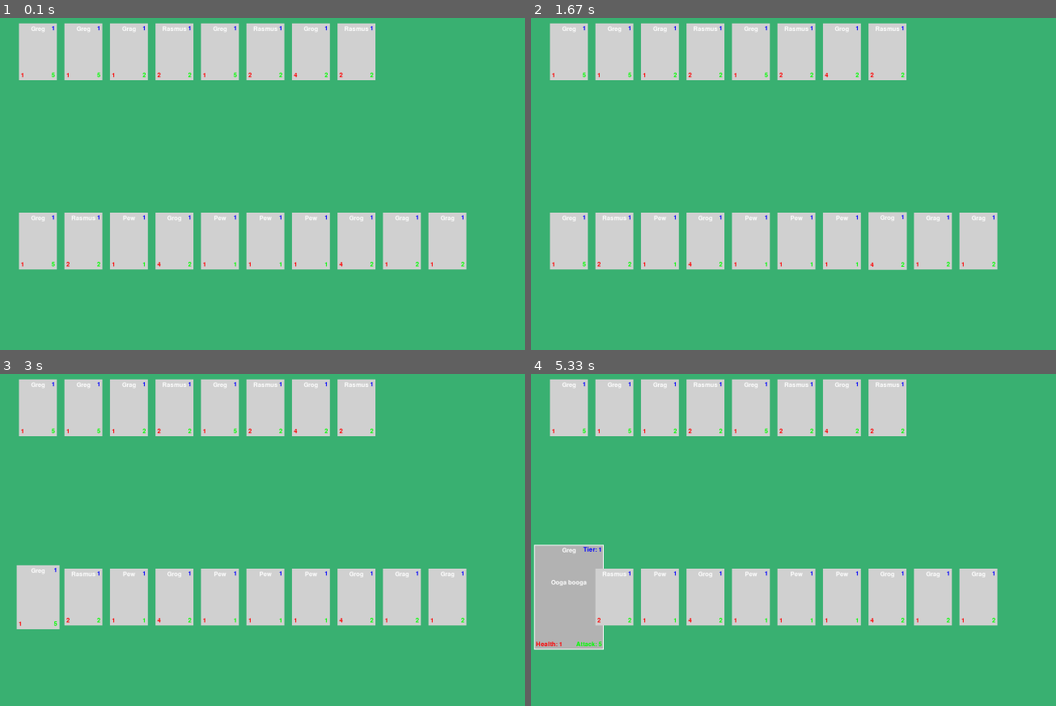
Above: before the commit, frames 1-4 (two rows, left to right).
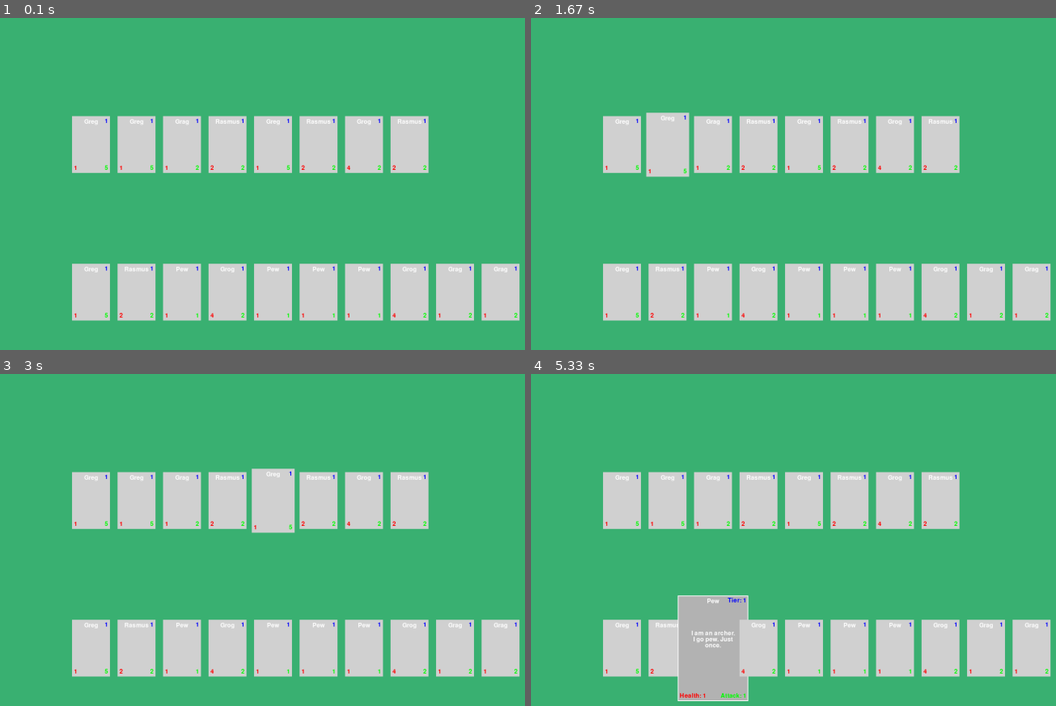
Above: after the commit, the same moments.

Repository: chriskalos/CardMaster
Game: pygame game, started from Game/Game.py
The game is run twice, just before and just after one commit, with the same random seed, the same clock (stepped at 60 frames per second) and the same inputs.
Inputs (mouse positions are in pixels of both pictures, inside the frame that each line leads up to):
- Up to frame 1 (0.1 s): no input
- Up to frame 2 (1.67 s): click "1" at 0.38 s; click (898, 243) at 0.72 s; click (672, 157) at 1.05 s; click (outside the picture) at 1.38 s
- Up to frame 3 (3 s): click (194, 493) at 1.72 s; click (330, 679) at 2.05 s; click "1" at 2.38 s; click (246, 440) at 2.72 s
- Up to frame 4 (5.33 s): click (620, 483) at 3.05 s; click (outside the picture) at 3.38 s; click (667, 523) at 3.72 s; click (672, 437) at 4.05 s; click (725, 646) at 4.38 s; click (683, 549) at 4.72 s; click "1" at 5.05 s

The runs differ from the first frame. In frame 1, 44% of the frame differs, in the area x 3-100%, y 1-92%; in frame 2, 44%; in frame 3, 45%; in frame 4, 48%, in the area x 0-100%, y 1-99%.

Commit message:
That's all the cards, folks!

Diff:
--- a/Game/Card.py
+++ b/Game/Card.py
@@ -94,18 +94,94 @@
 # Specific card implementations for special effects
 class Grag(Card):
     def activate_effect(self):
-        print(f"Add 2 health to a unit")
+        print(f"Add 2 health to the unit to the left")
         # todo: implement effect
 
 class Pew(Card):
     def activate_effect(self):
+        print(f"Deal 2 damage to the unit in front of it")
+        # todo: implement effect
+
+class Rasmus(Card):
+    def activate_effect(self):
+        print(f"Make the unit to the left attack again")
+        # todo: implement effect
+
+class Bank(Card):
+    def activate_effect(self):
+        print(f"If a friendly unit dies, Bank gains 1 attack and 1 HP")
+
+class PewPew(Card):
+    def activate_effect(self):
         print(f"Deal 2 damage to a unit")
-        # todo: implement effect
-
-class Rasmus(Card):
-    def activate_effect(self):
-        print(f"Make a unit attack again")
-        # todo: implement effect
+
+class Boom(Card):
+    def activate_effect(self):
+        print(f"Shoot opposing unit for 1 damage for each friendly unit on the board")
+
+class Malik(Card):
+    def activate_effect(self):
+        print(f"Unit to the left does not take the next instance of damage")
+
+class Brap(Card):
+    def activate_effect(self):
+        print(f"Attack the opposing unit.") # (Extra attack since this happens during effect activation phase)
+
+class Cablooey(Card):
+    def activate_effect(self):
+        print(f"Shoot opposing unit for 50% of its HP.")
+
+class Catapulty(Card):
+    def activate_effect(self):
+        print(f"Shoot the opposing unit for its own attack value.")
+
+class Nomnom(Card):
+    def activate_effect(self):
+        print(f"Unit to the left gains life steal for the duration of the turn. Life steal heals the unit for the amount of damage it deals.")
+
+class TimeLord(Card):
+    def activate_effect(self):
+        print(f"If both this unit and the opposing unit are alive by the next turn, destroy the opposing unit.")
+
+class BigShot(Card):
+    def activate_effect(self):
+        print(f"Shoot opposing unit for the combined attack of all friendly units on the board.")
+
+class IceCube(Card):
+    def activate_effect(self):
+        print(f"Freeze the opposing unit for the next turn.")
+
+class Cheerleader(Card):
+    def activate_effect(self):
+        print(f"Give all friendly units on the board +3 attack and +3 HP for the duration of the turn.")
+
+class HungryAssassin(Card):
+    def activate_effect(self):
+        print(f"Sacrifice as much HP as the opposing unit's HP to destroy it.")
+
+class Flea(Card):
+    def activate_effect(self):
+        print(f"If this unit attacks another unit, destroy it after battle.")
+
+class BigGunga(Card):
+    def activate_effect(self):
+        print(f"This unit attacks the opposing unit. If the opposing unit dies from this attack, gain half its stats.")
+
+class Sender(Card):
+    def activate_effect(self):
+        print(f"Add to Sender's attack stat the attack stat of the unit to its left.")
+
+class RoyalSummoner(Card):
+    def activate_effect(self):
+        print(f"Summon a random unit from the discard pile, deck, or hand, and place it to the right of this unit.")
+
+class Copycat(Card):
+    def activate_effect(self):
+        print(f"When a friendly unit activates its ability, gain 2 attack and 2 HP permanently.") # Permanently means for the duration of the match, not like forever
+
+class UnceasingVoid(Card):
+    def activate_effect(self):
+        print(f"If this unit is on the board, you cannot die.")
 
 
 # List of all cards
@@ -113,16 +189,28 @@
     SimpleCard("Greg", "Ooga booga", 1, 1, 5, CardClass.BRAWLER),
     SimpleCard("Grog", "Unga bunga", 1, 4, 2, CardClass.BRAWLER),
     Grag("Grag", "Gonk gonk", 1, 1, 2, CardClass.BRAWLER, "Heals the unit to his left by 2 HP out of the kindness of his heart"),
-    Pew("Pew", "Pew pew", 1, 1, 1, CardClass.ARCHER, "Deals 2 damage to the unit in front of him. Pew pew pew!"),
-    Rasmus("Rasmus", "I am Rasmus the Almighty. Tremble before me.", 1, 2, 2, CardClass.MAGE, "Inspires the unit to his left to attack twice"),
-    SimpleCard("Greg", "Ooga booga", 2, 1, 5, CardClass.BRAWLER),
-    SimpleCard("Greg", "Ooga booga", 2, 1, 5, CardClass.RARE),
-    SimpleCard("Greg", "Ooga booga", 3, 1, 5, CardClass.BRAWLER),
-    SimpleCard("Greg", "Ooga booga", 3, 1, 5, CardClass.RARE),
-    SimpleCard("Greg", "Ooga booga", 4, 1, 5, CardClass.BRAWLER),
-    SimpleCard("Greg", "Ooga booga", 4, 1, 5, CardClass.RARE),
-    SimpleCard("Greg", "Ooga booga", 5, 1, 5, CardClass.BRAWLER),
-    SimpleCard("Greg", "Ooga booga", 5, 1, 5, CardClass.RARE)
+    Pew("Pew", "I am an archer. I go pew. Just once.", 1, 1, 1, CardClass.ARCHER, "Deals 2 damage to the unit in front of him. Pew!"),
+    Rasmus("Rasmus", "I am Rasmus the Almighty. Tremble before me.", 1, 2, 2, CardClass.MAGE, "Inspires the unit to his left to attack twice."),
+    SimpleCard("Bonk", "Bonk bonk", 2, 5, 6, CardClass.BRAWLER),
+    Bank("Bank", "Cha-ching!", 2, 3, 3, CardClass.BRAWLER, "If a friendly unit dies, gain 1 mana"),
+    PewPew("Pew Pew", "I am an archer. I go pew pew. Simple as that.", 2, 1, 2, CardClass.ARCHER, "Damages the opposing unit twice, for 2 damage each time. Pew pew!"),
+    Boom("Boom", "In contrast to my name, I am a very calm and collected individual.", 2, 1, 1, CardClass.ARCHER, "For each friendly unit on the board, deal 1 damage to the opposing unit. Boom!"),
+    Malik("Malik", "There's only one direction to go from here...", 2, 3, 1, CardClass.MAGE, "The unit to his left does not take the next instance of damage."),
+    Brap("Brap", "Brap brap, hit 'em with the one-two!", 3, 12, 2, CardClass.BRAWLER, "Brap's quick attacks make him attack an extra time."),
+    Cablooey("Cablooey", "Oh you're about to feel it now...", 3, 7, 1, CardClass.ARCHER, "Cablooey shoots the opposing unit for half of its current HP."),
+    Catapulty("Catapulty", "Swing and a... heh, I never miss.", 3, 3, 5, CardClass.ARCHER, "Catapulty returns the favor by shooting the opposing unit for its own attack value."),
+    Nomnom("Nomnom", "FREE FOOD?!", 3, 1, 3, CardClass.MAGE, "Nomnom's unceasing hunger grants the unit to his left life steal for the duration of the turn. Life steal heals the unit for the amount of damage it deals."),
+    TimeLord("Time Lord", "Time's running out, fella. [smirk]", 3, 4, 3, CardClass.MAGE, "Time Lord warps time and space to destroy the opposing unit if both him and the opposing unit are alive by the next turn. Time's up!"),
+    BigShot("Big Shot", "Now's your chance to be a [[BIG SHOT]]!", 4, 10, 1, CardClass.ARCHER, "Big Shot shoots the [[OPPOSING UNIT]] for the combined attack of all [[FRIENDLY UNITS]] on the board. [[DELICIOUS]]"),
+    IceCube("Ice Cube", "Get iced, dummy.", 4, 3, 1, CardClass.MAGE, "The opposing unit cannot attack or use its effect for the next turn. No more Mr. Nice Cube."),
+    Cheerleader("Cheerleader", "\"Her love, the type that makes you dedicate your life.\" ~ Unknown Musician", 4, 5, 5, CardClass.MAGE, "Cheerleader gives all friendly units on the board +3 attack and +3 HP for the duration of the turn. Go team!"),
+    HungryAssassin("Hungry Assassin", "You look... delicious.", 4, 10, 10, CardClass.RARE, "Hungry Assassin sacrifices as much HP as the opposing unit's HP to destroy it. Bon appétit!"),
+    Flea("Flea", "Life is too short to learn German.", 4, 1, 1, CardClass.RARE, "If Flea attacks another unit, destroy it after battle. Auf Wiedersehen!"),
+    BigGunga("Big Gunga", "A sophisticated gentleman such as myself is not to be trifled with.", 5, 15, 10, CardClass.BRAWLER, "Big Gunga attacks the opposing unit. If the opposing unit dies from this attack, Big Gunga gains half its stats. Call it a gentleman's quarrel."),
+    Sender("Sender", "I send you my regards.", 5, 4, 4, CardClass.ARCHER, "Add to Sender's attack stat the attack stat of the unit to his left. Regards, Sender."),
+    RoyalSummoner("Royal Summoner", "I summon thee!", 5, 6, 7, CardClass.MAGE, "Summon a random unit from the discard pile, deck, or hand, and place it to the right of this unit. The Royal Summoner beckons thee."),
+    Copycat("Copycat", "I am thou, thou art I.", 5, 2, 2, CardClass.RARE, "When a friendly unit activates its ability, gain 2 attack and 2 HP permanently. The Copycat is you, and you are the Copycat."),
+    UnceasingVoid("The Unceasing Void", "Infinity.", 5, 30, 0, CardClass.RARE, "If the Unceasing Void is on the board, you cannot die. Infinity is a long time.")
 ]
 
 def print_cards():
--- a/Game/Game.py
+++ b/Game/Game.py
@@ -4,7 +4,9 @@
 pygame.init()
 
 # Set up the display
-screen = pygame.display.set_mode((1920, 1080))
+window_width = 1920
+window_height = 1080
+screen = pygame.display.set_mode((window_width, window_height))
 fps = 60
 pygame.display.set_caption('Card Game')
 
@@ -155,11 +157,6 @@
         index = start_index + i
         draw_card(screen, card, x + i * card_spacing, y, animation_states, index)
 
-player_deck_x = 100
-player_deck_y = 600
-enemy_deck_x = 100
-enemy_deck_y = 100
-
 # Main game loop
 running = True
 while running:
@@ -167,8 +164,8 @@
         if event.type == pygame.QUIT:
             running = False
     screen.fill((59, 178, 115))  # Background color
-    draw_deck(screen, game_manager.player_deck, 100, 600, 0)
-    draw_deck(screen, game_manager.enemy_deck, 100, 100, len(game_manager.player_deck.cards))
+    draw_deck(screen, game_manager.player_deck, window_width // 8, window_height * 3 // 4 - 75, 0)
+    draw_deck(screen, game_manager.enemy_deck, window_width // 8, window_height // 4 + 75, len(game_manager.player_deck.cards))
     clock.tick(fps)
     pygame.display.update()
 
--- a/Game/TemporaryFunctions.py
+++ b/Game/TemporaryFunctions.py
@@ -30,106 +30,3 @@
 ai(totalMana, handSize, hand, playedHand)
 
 print(playedHand)
-
-
-
-def draw_card(screen, card, x, y, small_form=True):
-    # Card dimensions
-    small_card_width, small_card_height = 100, 150
-    large_card_width, large_card_height = 200, 300
-    border_color = (255, 255, 255)  # White border
-    text_color = (255, 255, 255)    # White text
-
-    card_rect = pygame.Rect(x, y, small_card_width, small_card_height)
-    if card_rect.collidepoint(pygame.mouse.get_pos()):
-        small_form = False
-
-    if small_form:
-        # Create a rectangle for the small card
-        card_rect = pygame.Rect(x, y, small_card_width, small_card_height)
-        pygame.draw.rect(screen, border_color, card_rect, 2)  # 2 pixels for the border thickness
-
-        # Font setup
-        font = pygame.font.Font(None, 12)
-
-        # Name (centered at the top)
-        name_surf = font.render(card.name, True, text_color)
-        name_rect = name_surf.get_rect(center=(x + small_card_width // 2, y + 15))
-        screen.blit(name_surf, name_rect)
-
-        # Tier (top right)
-        tier_surf = font.render(f"Tier: {card.tier}", True, text_color)
-        tier_rect = tier_surf.get_rect(topright=(x + small_card_width - 5, y + 5))
-        screen.blit(tier_surf, tier_rect)
-
-        # Image (placeholder for now)
-        pygame.draw.rect(screen, (180, 180, 180), (x + 10, y + 30, small_card_width - 20, 60))  # Grey rectangle as placeholder
-
-        # Health (bottom left)
-        hp_surf = font.render(f"HP: {card.hp}", True, text_color)
-        hp_rect = hp_surf.get_rect(bottomleft=(x + 5, y + small_card_height - 5))
-        screen.blit(hp_surf, hp_rect)
-
-        # Attack (bottom right)
-        attack_surf = font.render(f"Attack: {card.attack}", True, text_color)
-        attack_rect = attack_surf.get_rect(bottomright=(x + small_card_width - 5, y + small_card_height - 5))
-        screen.blit(attack_surf, attack_rect)
-
-        pygame.display.flip()
-    else:
-        # Create a rectangle for the large card
-        card_rect = pygame.Rect(x, y, large_card_width, large_card_height)
-        pygame.draw.rect(screen, border_color, card_rect, 2)  # 2 pixels for the border thickness
-
-        # Font setup
-        font = pygame.font.Font(None, 18)
-
-        # Name (centered at the top)
-        name_surf = font.render(card.name, True, text_color)
-        name_rect = name_surf.get_rect(center=(x + large_card_width // 2, y + 20))
-        screen.blit(name_surf, name_rect)
-
-        # Image (placeholder for now)
-        pygame.draw.rect(screen, (180, 180, 180), (x + 20, y + 40, large_card_width - 40, 120))  # Grey rectangle as placeholder
-
-        # Description (below the image)
-        desc_surf = font.render(card.description, True, text_color)
-        desc_rect = desc_surf.get_rect(center=(x + large_card_width // 2, y + 200))
-        screen.blit(desc_surf, desc_rect)
-
-        # Tier (top right)
-        tier_surf = font.render(f"Tier: {card.tier}", True, text_color)
-        tier_rect = tier_surf.get_rect(topright=(x + large_card_width - 10, y + 10))
-        screen.blit(tier_surf, tier_rect)
-
-        # Health (bottom left)
-        hp_surf = font.render(f"HP: {card.hp}", True, text_color)
-        hp_rect = hp_surf.get_rect(bottomleft=(x + 10, y + large_card_height - 10))
-        screen.blit(hp_surf, hp_rect)
-
-        # Attack (bottom right)
-        attack_surf = font.render(f"Attack: {card.attack}", True, text_color)
-        attack_rect = attack_surf.get_rect(bottomright=(x + large_card_width - 10, y + large_card_height - 10))
-        screen.blit(attack_surf, attack_rect)
-
-        pygame.display.flip()
-
-def draw_deck():
-    screen.fill((0, 140, 60))  # Clear the screen
-    card_x, card_y = 50, 50  # Start position for the first card
-    for card in game_manager.player_deck.cards: # type: ignore (suppress warnings from IDE)
-        small_form = True
-        card_rect = pygame.Rect(card_x, card_y, 100, 150)
-        if card_rect.collidepoint(pygame.mouse.get_pos()):
-            small_form = False
-        draw_card(screen, card, card_x, card_y, small_form)
-        card_x += 120  # Move to the right for the next card
-        if card_x + 100 > 800:  # Check if we need to wrap to the next row
-            card_x = 50
-            card_y += 170
-
-    pygame.display.flip()  # Update the display once after initial draw
-
-# Draw the initial deck
-draw_deck()
-pygame.display.flip()  # Update the display once after initial draw
